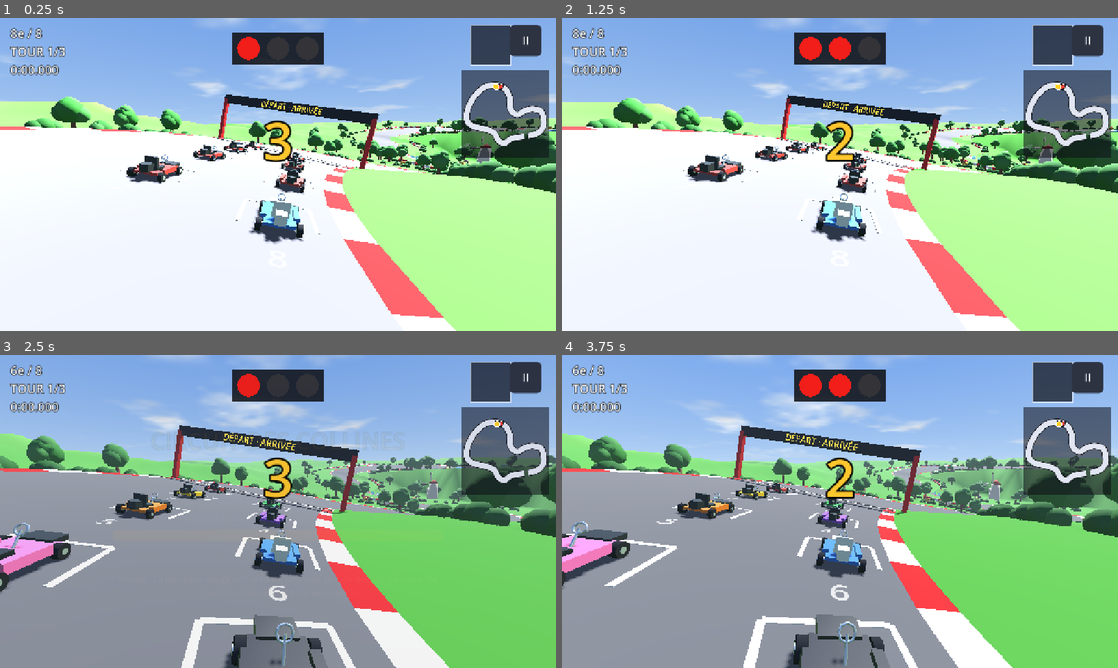
Above: before the commit, frames 1-4 (two rows, left to right).
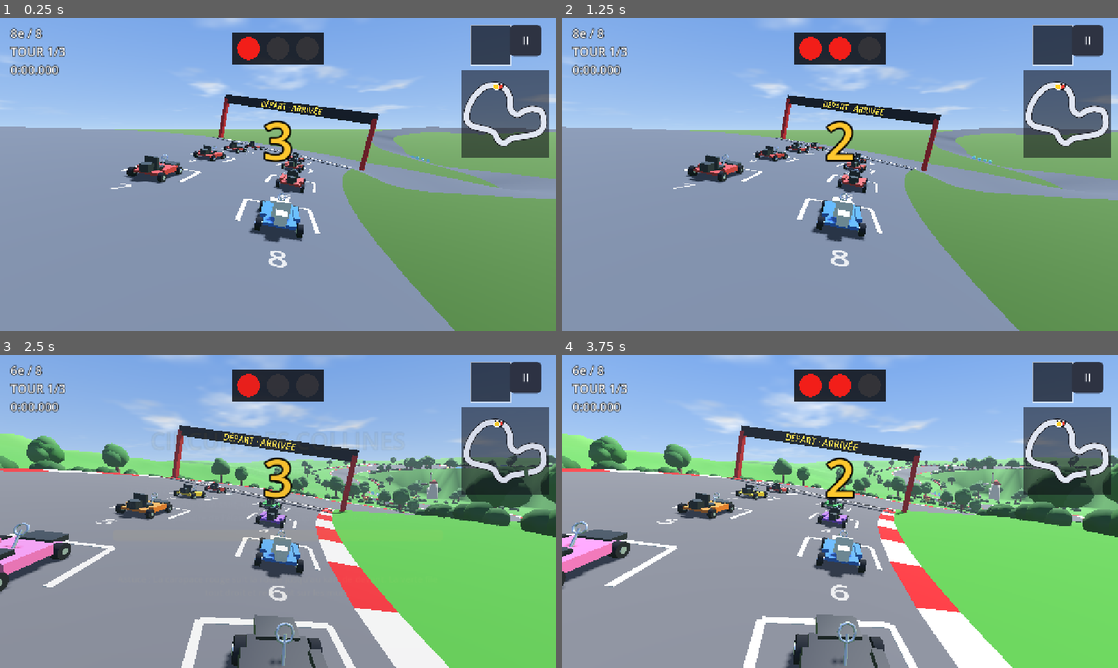
Above: after the commit, the same moments.

Repository: Ajustor/superKart
Game: Godot game, scene res://scenes/race.tscn
Same seed, same stepped clock (60 frames per second), same inputs: the game is played once before the commit and once after it. This scene is started directly instead of the project's main scene.
Inputs (mouse positions are in pixels of both pictures, inside the frame that each line leads up to):
- Up to frame 1 (0.25 s): no input
- Up to frame 2 (1.25 s): tap Enter at 0.5 s; move the mouse to (962, 158) at 0.52 s; hold Right (steer_right) from 0.53 s (still down); hold Space (drift) from 0.53 s (still down); click (962, 158) at 0.67 s
- Up to frame 3 (2.5 s): release Right (steer_right) at 1.25 s; release Space (drift) at 1.25 s; click "II" at 1.25 s; click "Recommencer" at 2 s
- Up to frame 4 (3.75 s): drag from (728, 527) to (812, 574) at 2.77 s; move the mouse to (895, 442) at 3.52 s; hold Right (steer_right) from 3.53 s (still down); tap Ctrl (use_item) at 3.6 s

The runs differ from the first frame. In frame 1, 65% of the frame differs, in the area x 0-100%, y 25-100%; in frame 2, 65%; in frame 3, less than 0.1%; in frame 4, less than 0.1%.

Commit message:
Scène de course : un circuit minimal par défaut
race.tscn embarquait la scène complète des Collines comme circuit par
défaut : chaque course la chargeait (relief, décors, shaders) pour la jeter
aussitôt remplacée par le circuit choisi. Elle n'a plus qu'un circuit nu,
la courbe des Collines ; seul le circuit qu'on court est chargé. Un test
vérifie qu'aucune scène de circuit n'est une dépendance de race.tscn.

Co-Authored-By: Claude Opus 5.5 <noreply@anthropic.com>
Claude-Session: https://claude.ai/code/session_01MSZmi6hTcr7pxStusqEuw9

Diff:
--- a/scenes/race.tscn
+++ b/scenes/race.tscn
@@ -1,7 +1,8 @@
 [gd_scene load_steps=17 format=3]
 
 [ext_resource type="Shader" path="res://shaders/ciel.gdshader" id="sh_ciel"]
-[ext_resource type="PackedScene" path="res://scenes/tracks/track_01.tscn" id="1_track"]
+[ext_resource type="Script" path="res://scripts/track/track.gd" id="1_track"]
+[ext_resource type="Curve3D" path="res://resources/tracks/track_01_curve.tres" id="1_courbe"]
 [ext_resource type="PackedScene" path="res://scenes/kart/kart.tscn" id="2_kart"]
 [ext_resource type="PackedScene" path="res://scenes/kart/ai_kart.tscn" id="6_ai"]
 [ext_resource type="Script" path="res://scripts/camera/chase_camera.gd" id="3_camera"]
@@ -46,7 +47,9 @@
 transform = Transform3D(0.766, -0.492, 0.414, 0, 0.643, 0.766, -0.643, -0.587, 0.492, 0, 40, 0)
 shadow_enabled = true
 
-[node name="Track" parent="." instance=ExtResource("1_track")]
+[node name="Track" type="Node3D" parent="."]
+script = ExtResource("1_track")
+curve = ExtResource("1_courbe")
 
 [node name="Kart" parent="." instance=ExtResource("2_kart")]
 
--- a/scripts/race/race_launcher.gd
+++ b/scripts/race/race_launcher.gd
@@ -5,8 +5,10 @@
 ##
 ## La scène est modifiée AVANT d'entrer dans l'arbre : aucun _ready n'a encore
 ## tourné, donc on peut y remplacer le circuit et régler la session sans que
-## rien n'ait eu le temps de lire l'ancien. Lancée seule depuis l'éditeur,
-## race.tscn garde son circuit et ses valeurs par défaut.
+## rien n'ait eu le temps de lire l'ancien. race.tscn n'a qu'un circuit
+## minimal (la courbe des Collines, sans décor) : charger la scène de course
+## ne charge ainsi aucun circuit complet, seul celui qu'on court l'est.
+## Lancée seule depuis l'éditeur, elle roule sur ce circuit nu.
 
 const SCENE_COURSE := "res://scenes/race.tscn"
 const SCENE_MENU := "res://scenes/ui/main_menu.tscn"
--- a/tests/test_chargement.gd
+++ b/tests/test_chargement.gd
@@ -76,3 +76,11 @@
 	doublure._objets({})
 	doublure._effet(0, "choc", 0)
 	assert_true(true, "aucune erreur")
+
+
+func test_la_scene_de_course_ne_charge_aucun_circuit_complet() -> void:
+	# Ses dépendances directes : la scène d'un circuit n'en fait pas partie,
+	# seule la courbe du circuit minimal.
+	for dependance in ResourceLoader.get_dependencies(RaceLauncher.SCENE_COURSE):
+		var chemin := dependance.get_slice("::", 2) if dependance.contains("::") else dependance
+		assert_false(chemin.begins_with("res://scenes/tracks/"), "race.tscn charge %s" % chemin)
